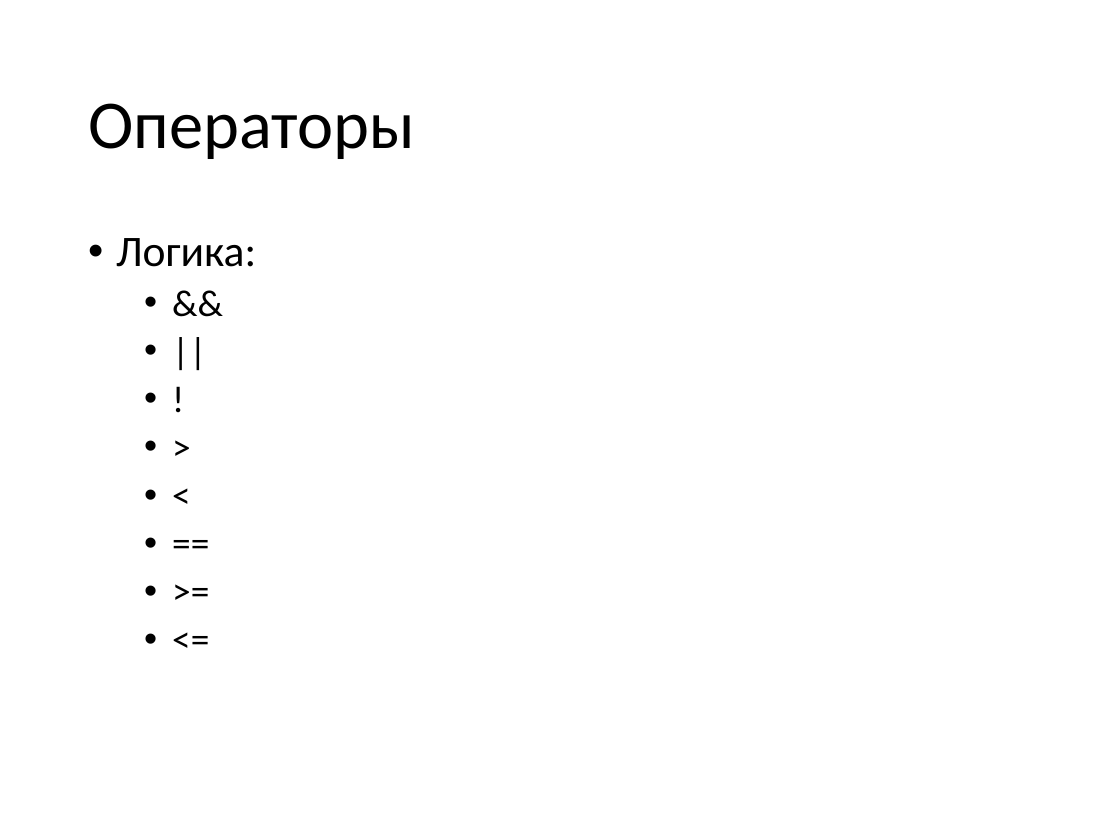
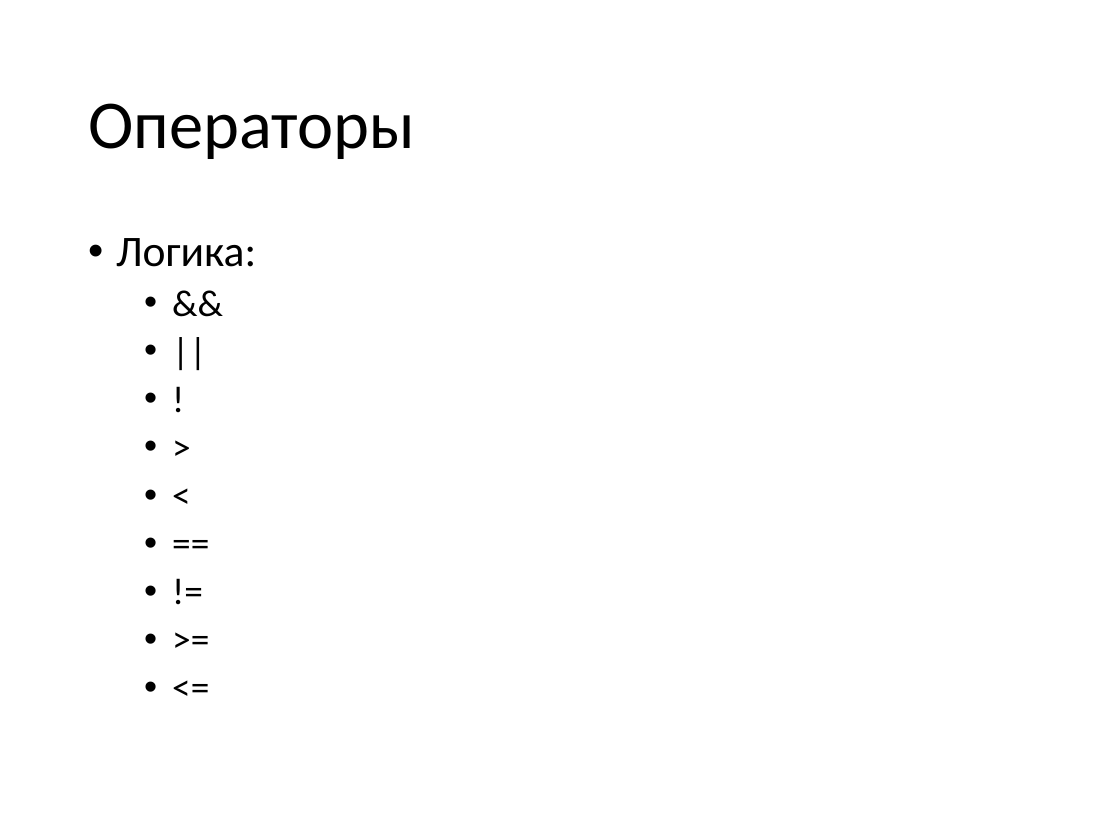
Before and after one commit to elenapotapova14789/spsu-mm-programming-first-course, a slide deck: slide 18 of Autumn/Common/1. Язык С - начало.pptx. Drawn at 1120x840 pixels with LibreOffice and Linux fonts; fonts in the diff are those of the drawing. Boxes give left, top, right and bottom in pixels: in the first picture for what was removed or moved away, otherwise in the second. Text is boxed around its words. In the diff, an @@ line names an element or a change of style, - is before the commit and + after.

Commit message:
- updated presentations

```diff
--- a/Autumn/Common/1. Язык С - начало.pptx
+++ b/Autumn/Common/1. Язык С - начало.pptx
@@ text at <box>116,238,256,267</box>: paragraph added @@
+  • !=
```
Also in this commit, not shown: 1 other file.
